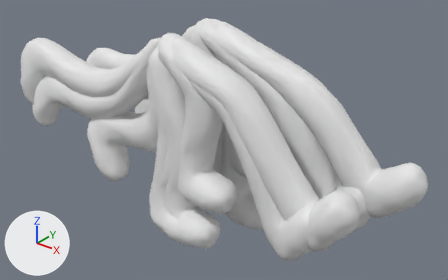
An edit to the FBX model plipplop/Assets/Meshes/KM_PlipPlop_Flipbook.fbx, drawn before and after from the same camera.
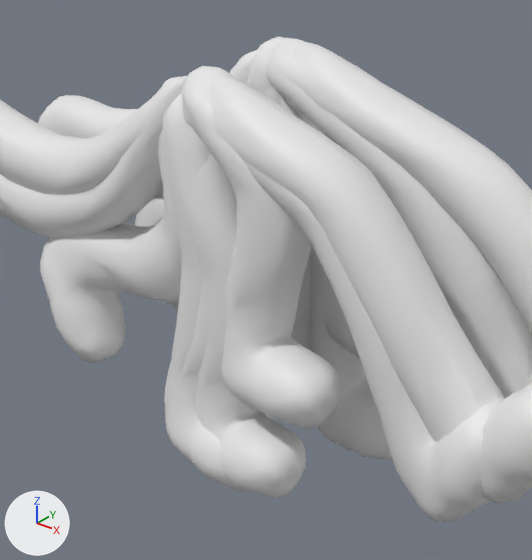
Each version is shown whole from a camera (50 mm lens) standing at (0.01364, -0.01491, 0.01279) and looking at (0.00135, 0.00046, 0.00327), then close up on the part from 15% to 74% of the width and 0% to 100% of the height. The lights are fixed; the arrows at lower left show +X, +Y and +Z. Where no turn or scale is listed for an object, it has been applied to the vertices.

Script lines for the objects in view, before the commit:
```python
me_cube_004 = bpy.data.meshes.new('Cube.004')
me_cube_004.from_pydata(...)  # 1650 vertices, 3194 faces; spans x -0.00681..0.00753, y -0.00202..0.00189, z 0.00178..0.00721
me_cube_004.materials.append(mat_tt_checker_512x512_uv_grid)  # its picture is missing
me_cube_010 = bpy.data.meshes.new('Cube.010')
me_cube_010.from_pydata(...)  # 1650 vertices, 3194 faces; spans x -0.00388..0.00337, y -0.00183..0.00177, z -0.00025..0.00716
me_cube_010.materials.append(mat_tt_checker_512x512_uv_grid)  # its picture is missing
me_cube_011 = bpy.data.meshes.new('Cube.011')
me_cube_011.from_pydata(...)  # 1650 vertices, 3194 faces; spans x -0.00068..0.00362, y -0.002..0.00182, z -0.00013..0.00724
me_cube_011.materials.append(mat_tt_checker_512x512_uv_grid)  # its picture is missing
ob_walk03 = bpy.data.objects.new('walk03', me_cube_010)
ob_walk03.location = (0.0, 0.0, 0.0)
ob_walk05 = bpy.data.objects.new('walk05', me_cube_004)
ob_walk05.location = (0.0, 0.0, 0.0)
ob_walk08 = bpy.data.objects.new('walk08', me_cube_011)
ob_walk08.location = (0.0, 0.0, 0.0)
# also in view: 'walk02' at (-0.00003, -0.00016, 0.00409); 'walk04' at (0.00062, -0.0001, 0.00358); 'idle01' at (0.00057, -0.0001, 0.00331); 'idle02' at (0.00057, -0.00003, 0.00331); 'walk06' at (-0.00001, -0.00005, 0.00411)
```
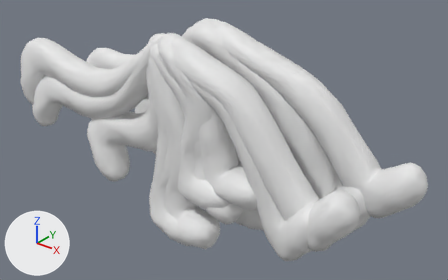
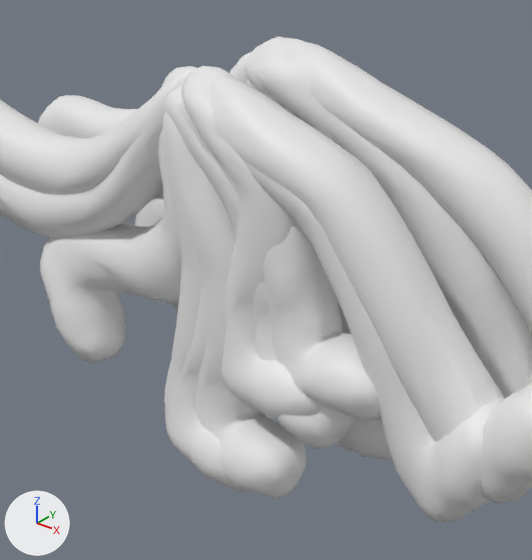
Location of each change, [x1, y1, x2, y2] in pixels of the close-ups (532 x 560 px):
'jump02', added: after [179, 45, 380, 423]
'jump01', added: after [162, 41, 355, 449]

The change in detail:
Mesh me_cube_013 is new.
It has 1650 vertices, 3194 faces and spans x -0.00045..0.00417, y -0.00195..0.00171, z 0.00151..0.00726.
It uses material mat_tt_checker_512x512_uv_grid (its picture is missing).
Mesh me_cube_014 is new.
It has 1650 vertices, 3194 faces and spans x -0.00042..0.0044, y -0.00195..0.00178, z 0.0019..0.00718.
It uses material mat_tt_checker_512x512_uv_grid (its picture is missing).
Object 'jump01' (ob_jump01) is new; it shows me_cube_013.
Its location is (0.0, 0.0, 0.0).
Object 'jump02' (ob_jump02) is new; it shows me_cube_014.
Its location is (0.0, 0.0, 0.0).
